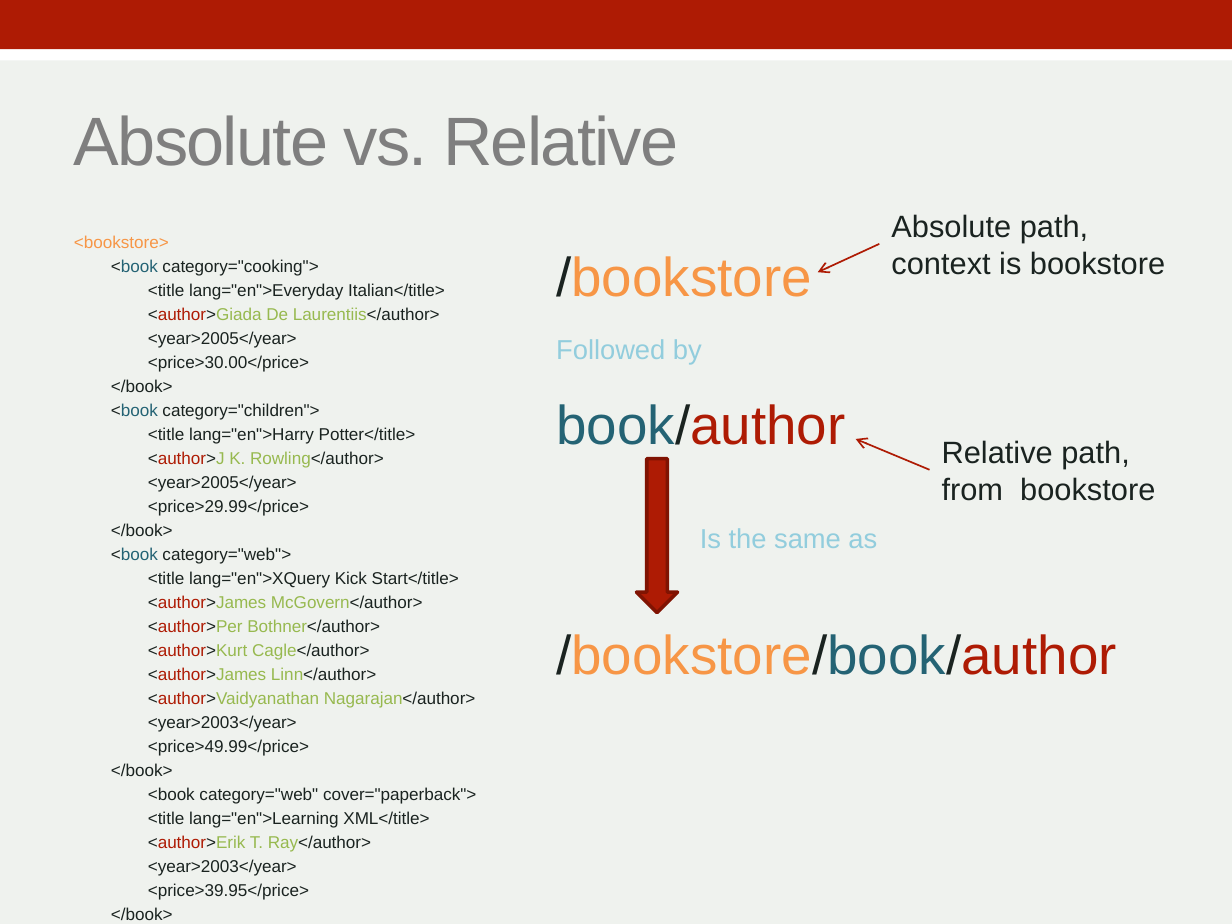
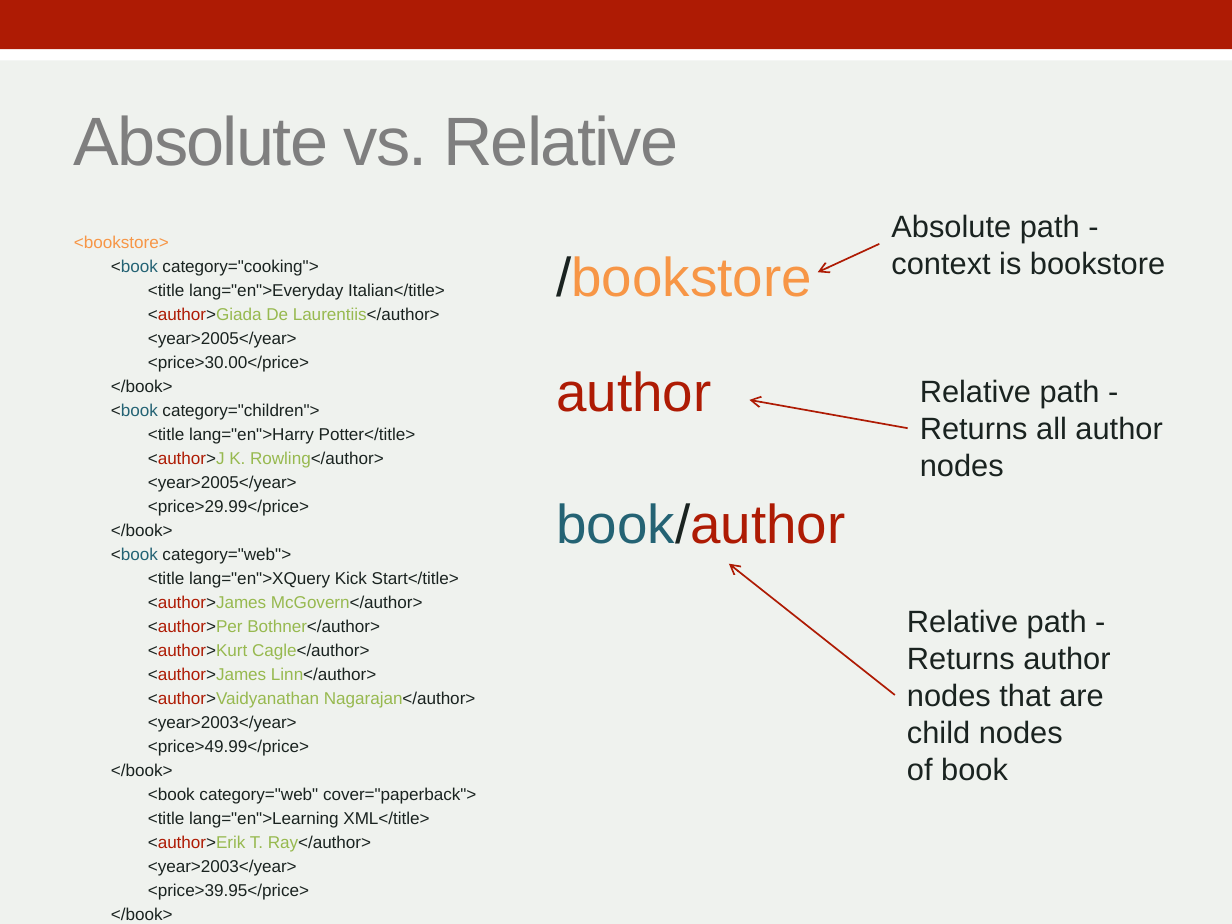
Before and after one commit to zoechao/teaching, a slide deck: slide 15 of xslt/eXtensible.pptx (slide 13 before the commit). Drawn at 1232x924 pixels with LibreOffice and Linux fonts; fonts in the diff are those of the drawing. Boxes give left, top, right and bottom in pixels: in the first picture for what was removed or moved away, otherwise in the second. Text is boxed around its words. In the diff, an @@ line names an element or a change of style, - is before the commit and + after.

```diff
--- a/xslt/eXtensible.pptx
+++ b/xslt/eXtensible.pptx
@@ text at box(891, 214, 1080, 242): text changed @@
-Absolute path,
+Absolute path -
@@ text at box(556, 371, 711, 412): text changed; size 16 to 32 pt; text colour #92CDDD to #AE1B04 @@
-Followed by
+author
@@ text at box(920, 379, 1162, 477): text changed @@
-Relative path,
-from bookstore
+Relative path -
+Returns all author
+nodes
@@ arrow moved from (929, 469) - (856, 439) to (908, 429) - (749, 400) @@
@@ down arrow removed at box(637, 458, 678, 612) @@
@@ text at box(556, 528, 1117, 675): paragraphs removed @@
-Is the same as
-/bookstore/book/author
@@ arrow added from (894, 695) to (729, 564), #AE1B04 1 pt @@
@@ text added at box(907, 609, 1110, 781), 18 pt, text #1A2320 @@
+Relative path -
+Returns author
+nodes that are
+child nodes
+of book
```
Also in this commit, not shown: 3 other slides changed, 5 slides added, 3 slides removed, 3 other files.
